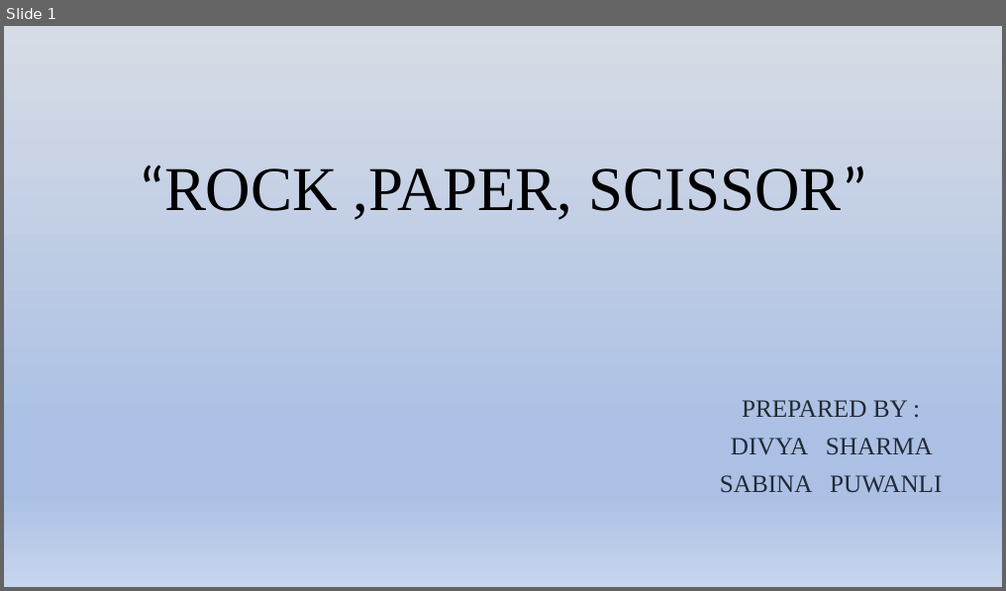
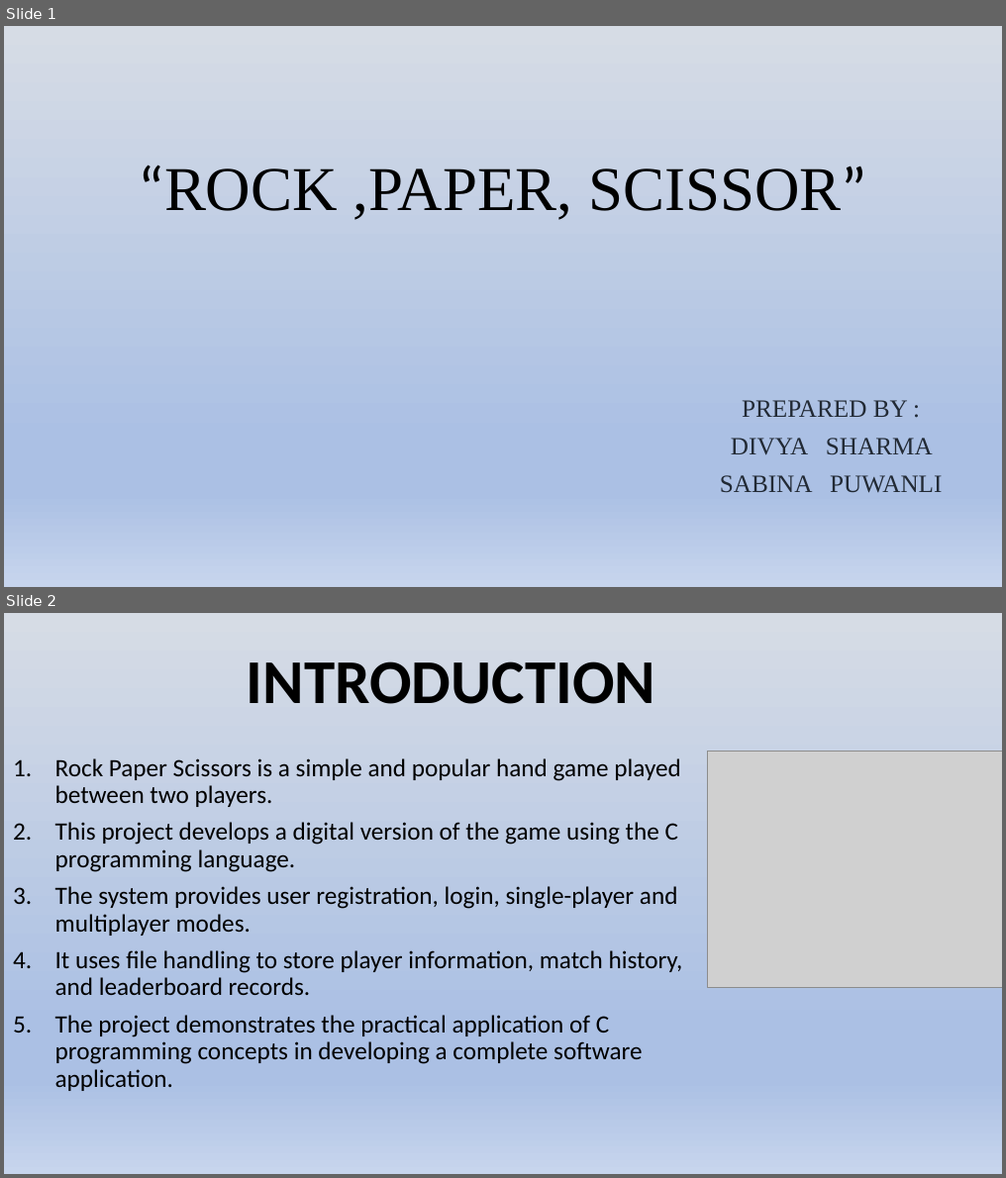
Before and after one commit to Bachelor-Of-Computer-Application/project-sd, a slide deck: 2nd sem final presentation.pptx. Shown one above the other, each under a label of ours: slide 1 before the commit, slides 1 and 2 after it. The pictures are 1006x591 and 1006x1178 pixels, drawn with LibreOffice and Linux fonts; fonts in the diff are those of the drawing; grey boxes stand for pictures. Boxes give left, top, right and bottom in pixels: in the first picture for what was removed or moved away, otherwise in the second. Text is boxed around its words. In the diff, an @@ line names an element or a change of style, - is before the commit and + after.

```diff
--- a/2nd sem final presentation.pptx
+++ b/2nd sem final presentation.pptx
@@ slide 2 added at bbox=[4, 613, 1002, 1174], background gradient #D6DCE5 to #ABC0E4 to #C7D5ED @@
@@ title added at bbox=[247, 662, 655, 704], 60 pt, text #000000, bold @@
+INTRODUCTION
@@ subtitle added at bbox=[55, 759, 683, 1091], 24 pt, text #000000 @@
+1. Rock Paper Scissors is a simple and popular hand game played between two players.
+2. This project develops a digital version of the game using the C programming language.
+3. The system provides user registration, login, single-player and multiplayer modes.
+4. It uses file handling to store player information, match history, and leaderboard records.
+5. The project demonstrates the practical application of C programming concepts in developing a complete software application.
@@ picture added at bbox=[708, 751, 1002, 987] @@
```
Also in this commit, not shown: 2 slides changed, 7 other slides added, 1 slide removed, 2 other files.
